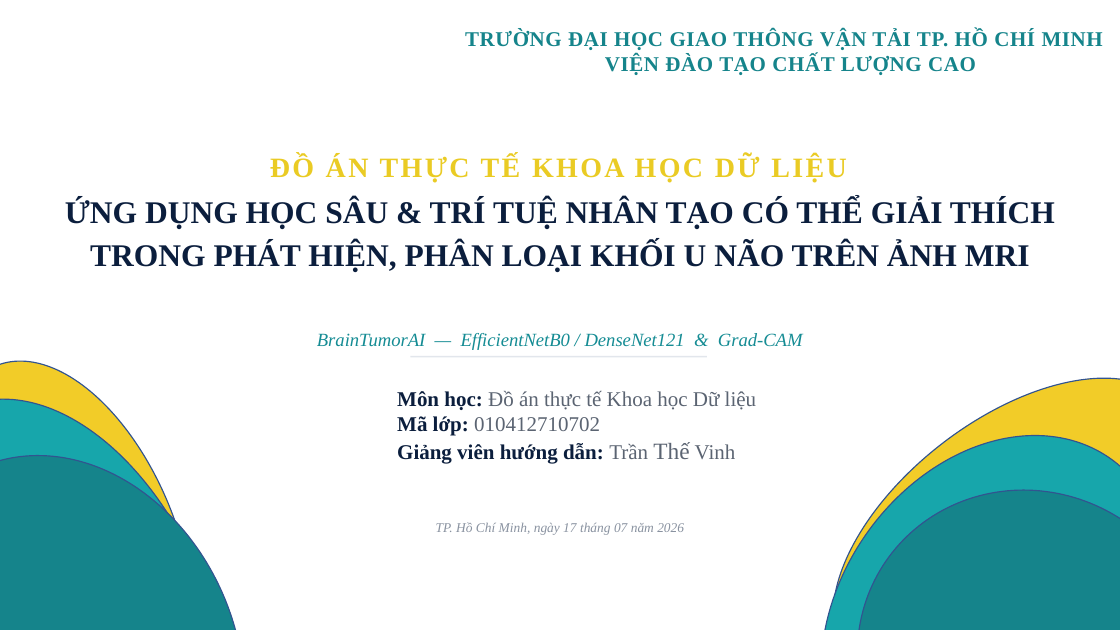
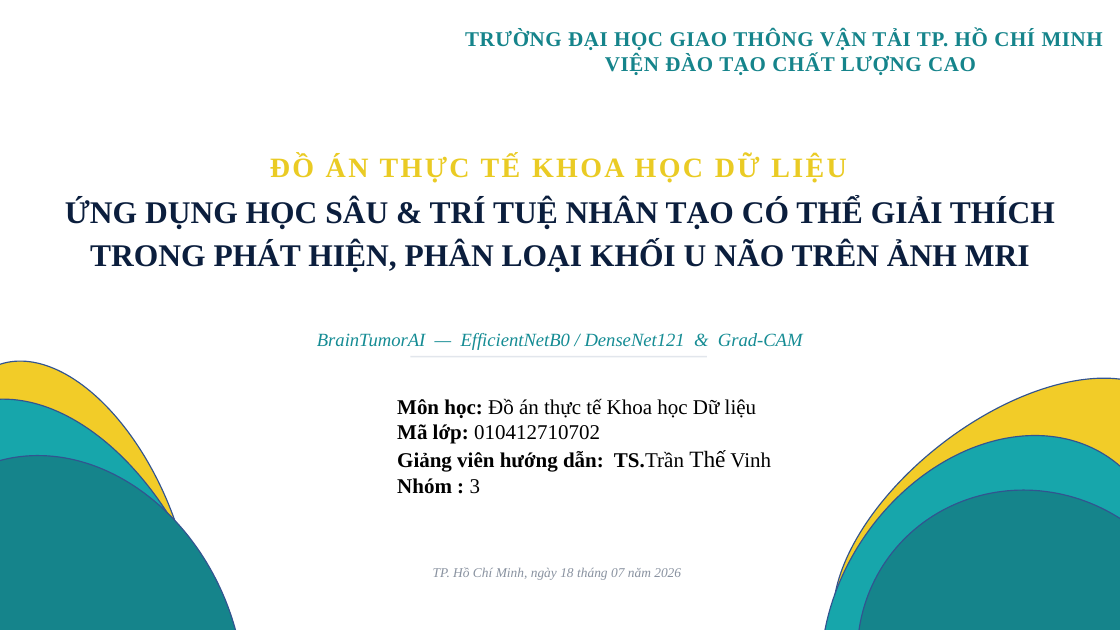
Before and after one commit to Thehy-IT/DS_filnal_Brain, a slide deck: slide 1 of docs/Group3_Slide.pptx. Drawn at 1120x630 pixels with LibreOffice and Linux fonts; fonts in the diff are those of the drawing; background and template pictures are left out. Boxes give left, top, right and bottom in pixels: in the first picture for what was removed or moved away, otherwise in the second. Text is boxed around its words. In the diff, an @@ line names an element or a change of style, - is before the commit and + after.

```diff
--- a/docs/Group3_Slide.pptx
+++ b/docs/Group3_Slide.pptx
@@ text at (397, 398, 756, 418): text colour #0B1E3D to #000000 in "Môn học:"; text colour #5B6472 to #000000 in "Đồ án thực tế Khoa học Dữ ..." @@
@@ text at (397, 424, 771, 494): text changed; text colour #0B1E3D to #000000 @@
-Mã lớp: 010412710702
-Giảng viên hướng dẫn: Trần Thế Vinh
+Mã lớp: 010412710702
+Giảng viên hướng dẫn: TS.Trần Thế Vinh
+Nhóm : 3
@@ text at (433, 567, 681, 580): text changed @@
-TP. Hồ Chí Minh, ngày 17 tháng 07 năm 2026
+TP. Hồ Chí Minh, ngày 18 tháng 07 năm 2026
```
Also in this commit, not shown: 4 other slides changed, 2 slides added, 14 other files.
